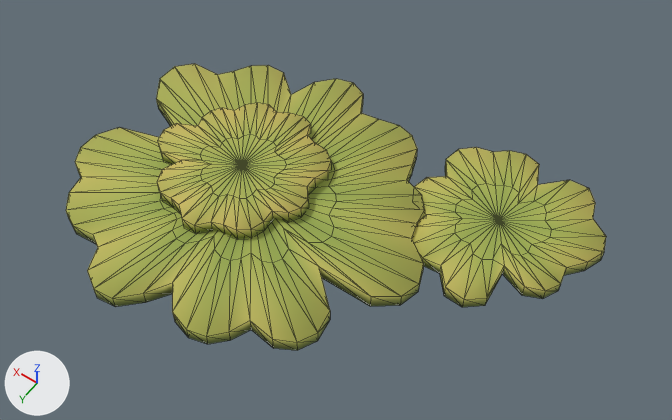
Renders of the glTF model public/assets/flora/lichen.lod0.glb from each side of a commit.
The view is the same before and after, from a 50 mm camera at (-0.312, 0.326, 0.551) aimed at (-0.064, -0.022, 0.005). Every picture has the same lights, and +X, +Y and +Z are marked at lower left. The older version comes first. Mesh edges are drawn as thin lines.

Objects in the first picture: 'lichen_s1_lod0'.
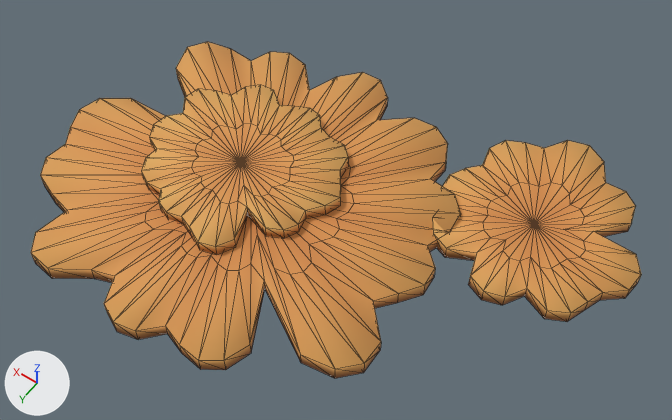
Where the change shows, as pixel boxes (x1, y1, x2, y2) in the pictures (672 x 420 px; the box of a moved part takes in the faces that stretch with it):
'lichen_s1_lod0', reshaped, recoloured (yellow to orange, 13% wider, 17% taller)
    before: (66, 64, 606, 350)
    after: (31, 42, 641, 378)
part 1 of me_lichen_s1_lod0, moved or reshaped
    before: (66, 64, 606, 350)
    after: (31, 42, 641, 378)
part 2 of me_lichen_s1_lod0, recoloured
    before: (66, 64, 606, 350)
    after: (31, 42, 641, 378)
part 3 of me_lichen_s1_lod0, recoloured
    before: (66, 100, 601, 350)
    after: (31, 70, 636, 378)

Edits to the bpy script that builds the scene:
```text
Change me_lichen_s1_lod0:
    used by ob_lichen_s1_lod0; location = (0.0, 0.0, 0.0)
    remove me_lichen_s1_lod0.from_pydata(...)  # 390 vertices, 768 faces; spans x -0.243..0.134, y -0.15..0.135, z -0.002..0.016
    add me_lichen_s1_lod0.from_pydata(...)  # 390 vertices, 768 faces; spans x -0.273..0.161, y -0.185..0.147, z -0.002..0.015
    me_lichen_s1_lod0 part 1: 387 of 390 vertices moved; they spanned x -0.243..0.134, y -0.15..0.135, z -0.002..0.016 and now span x -0.273..0.161, y -0.185..0.147, z -0.002..0.015; mean shift (-0.005, -0.004, 0.0); largest move (0.076, 0.0, 0.011) -> (0.156, 0.0, 0.011)
    me_lichen_s1_lod0 part 2: 491 faces centred in x -0.241..0.133, y -0.148..0.133, z 0.004..0.014 are repainted in the vertex colours; the middle colour goes from yellow #c1c75f to orange #f0a65a
    me_lichen_s1_lod0 part 3: 277 faces centred in x -0.241..0.133, y -0.149..0.134, z -0.002..0.008 are repainted in the vertex colours; the middle colour goes from green #839b49 to orange #c87941
```
